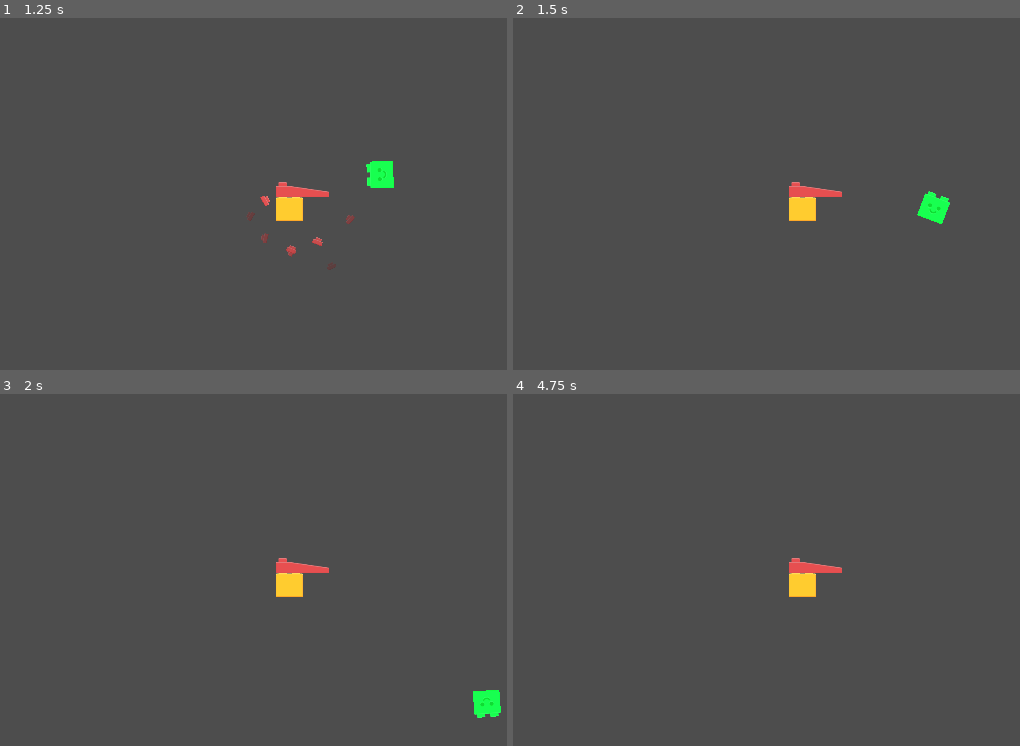
Above: before the commit, frames 1-4 (two rows, left to right).
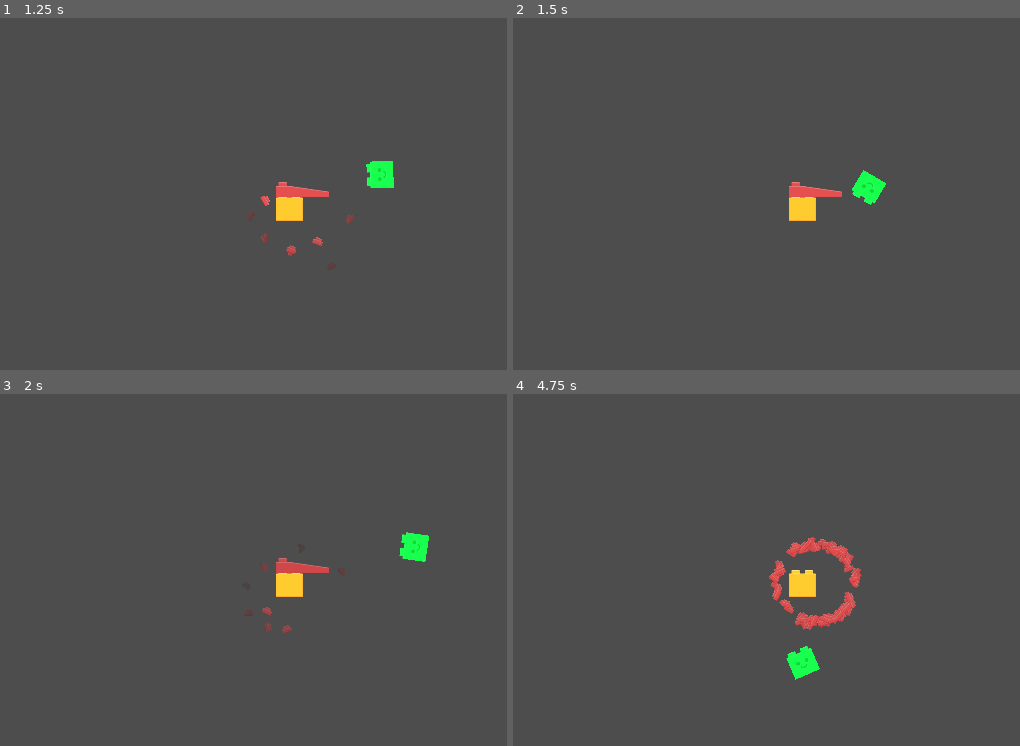
Above: after the commit, the same moments.

Repository: mlotr/Blocks_Gone_Wrong
Game: Godot game, scene res://scenes/level_1.tscn
Same seed, same stepped clock (60 frames per second), same inputs: the game is played once before the commit and once after it. The project has no main scene, so this scene is started directly.
Inputs (mouse positions are in pixels of both pictures, inside the frame that each line leads up to):
- Up to frame 1 (1.25 s): move the mouse to (359, 123) at 0.52 s; press the mouse at (359, 123) at 0.53 s
- Up to frame 2 (1.5 s): move the mouse to (538, 165) at 1.27 s; release the mouse at (538, 165) at 1.28 s; click (538, 165) at 1.35 s
- Up to frame 3 (2 s): no input
- Up to frame 4 (4.75 s): move the mouse to (776, 422) at 2.02 s; press the mouse at (776, 422) at 2.03 s; move the mouse to (660, 612) at 2.77 s; release the mouse at (660, 612) at 2.78 s; click (660, 612) at 2.85 s; move the mouse to (938, 587) at 3.52 s; press the mouse at (938, 587) at 3.53 s; move the mouse to (outside the picture) at 4.27 s; release the mouse at (outside the picture) at 4.28 s; click (outside the picture) at 4.35 s

Frame 1 is identical in both runs. In frame 2, 0.8% of the frame differs, in the area x 66-87%, y 43-59%; in frame 3, 0.9%; in frame 4, 1.9%, in the area x 50-69%, y 40-82%.

Commit message:
Added click in input map

Diff:
--- a/project.godot
+++ b/project.godot
@@ -20,6 +20,14 @@
 window/size/viewport_height=1080
 window/stretch/mode="canvas_items"
 
+[input]
+
+click={
+"deadzone": 0.5,
+"events": [Object(InputEventMouseButton,"resource_local_to_scene":false,"resource_name":"","device":-1,"window_id":0,"alt_pressed":false,"shift_pressed":false,"ctrl_pressed":false,"meta_pressed":false,"button_mask":0,"position":Vector2(0, 0),"global_position":Vector2(0, 0),"factor":1.0,"button_index":1,"canceled":false,"pressed":false,"double_click":false,"script":null)
+]
+}
+
 [rendering]
 
 renderer/rendering_method="gl_compatibility"
--- a/scripts/block.gd
+++ b/scripts/block.gd
@@ -10,8 +10,6 @@
 # --- ONREADY VARIABLES ---
 @onready var sprite: Sprite2D = $Sprite2D
 @onready var particles: CPUParticles2D = $HitParticles
-# Importante: Assumiamo che il collision shape sia figlio diretto e si chiami CollisionPolygon2D o CollisionShape2D
-# Se usi CollisionPolygon2D, assicurati che il nome nel codice corrisponda al nodo nella scena
 @onready var collision_shape = $CollisionPolygon2D
 
 func _ready() -> void:
@@ -60,9 +58,9 @@
 
 func _shake_block() -> void:
 	var tween = create_tween()
-	var original_offset = Vector2.ZERO # O il tuo valore di default se diverso
+	var original_offset = Vector2.ZERO # Or default value
 
-	# Shake using offset (Perfect choice!)
+	# Shake using offset
 	tween.tween_property(sprite, "offset", original_offset + Vector2(-5, 0), 0.05)
 	tween.tween_property(sprite, "offset", original_offset + Vector2(5, 0), 0.05)
 	tween.tween_property(sprite, "offset", original_offset + Vector2(-5, 0), 0.05)
